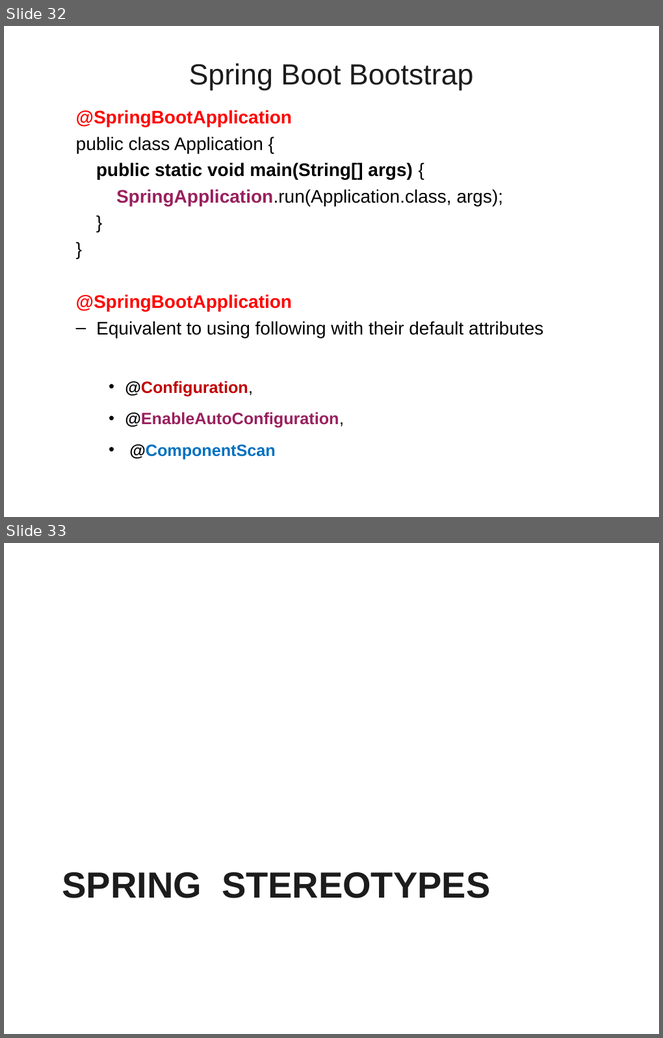
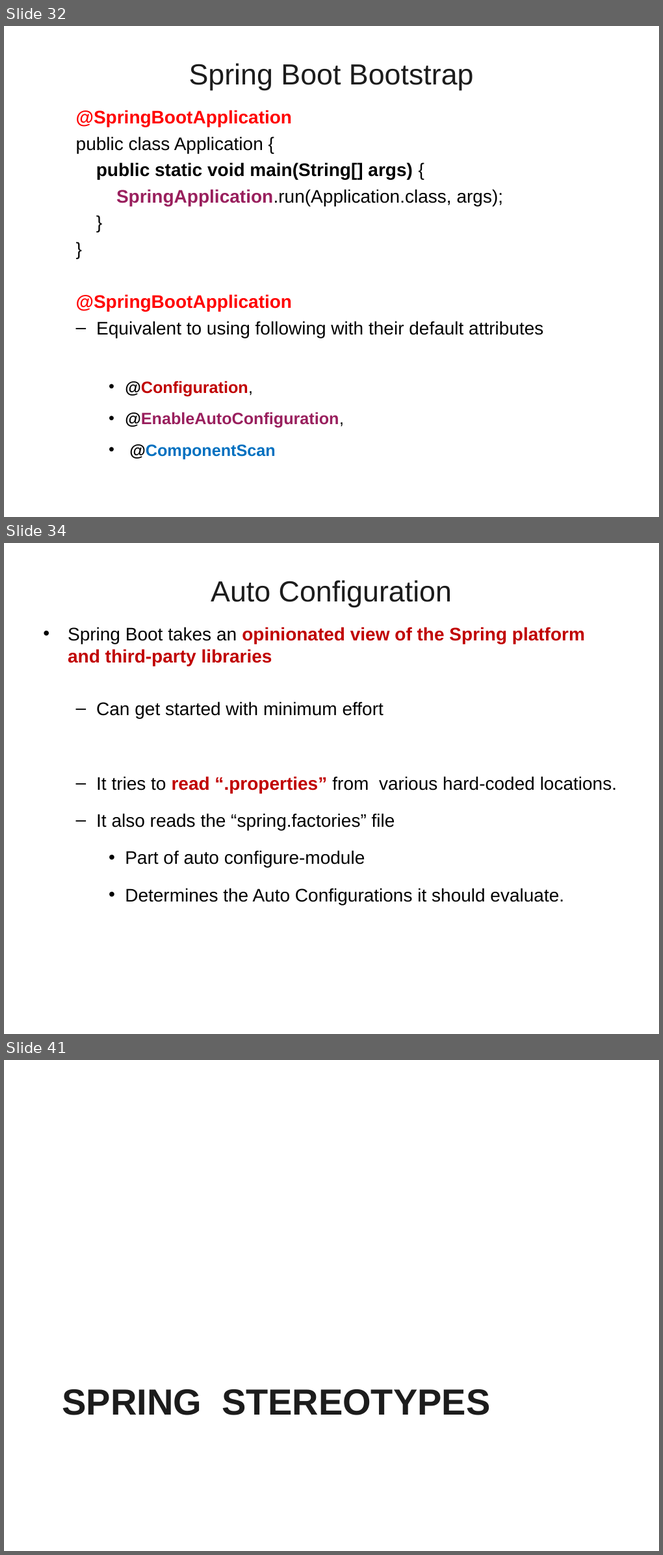
Before and after one commit to vatsanTraining/corejava, a slide deck: SpringBoot_Module1.ppt. Shown one above the other, each under a label of ours: slides 32 and 33 before the commit, slides 32, 34 and 41 after it; the slides between them are not shown. The pictures are 663x1038 and 663x1555 pixels, drawn with LibreOffice and Linux fonts; fonts in the diff are those of the drawing; background and template pictures are left out. Boxes give left, top, right and bottom in pixels: in the first picture for what was removed or moved away, otherwise in the second. Text is boxed around its words. In the diff, an @@ line names an element or a change of style, - is before the commit and + after.

```diff
--- a/SpringBoot_Module1.ppt
+++ b/SpringBoot_Module1.ppt
@@ slide 34 added at box(4, 543, 659, 1034), background picture (left out) @@
@@ title added at box(211, 580, 452, 607), 32 pt, text #1C1C1C @@
+Auto Configuration
@@ text added at box(68, 627, 617, 905), 20 pt, text #000000 @@
+• Spring Boot takes an opinionated view of the Spring platform and third-party libraries
+  – Can get started with minimum effort
+  – It tries to read “.properties” from various hard-coded locations.
+  – It also reads the “spring.factories” file
+    • Part of auto configure-module
+    • Determines the Auto Configurations it should evaluate.
@@ what was slide 33 is now slide 41 @@
```
Also in this commit, not shown: 1 slide changed, 7 other slides added.
